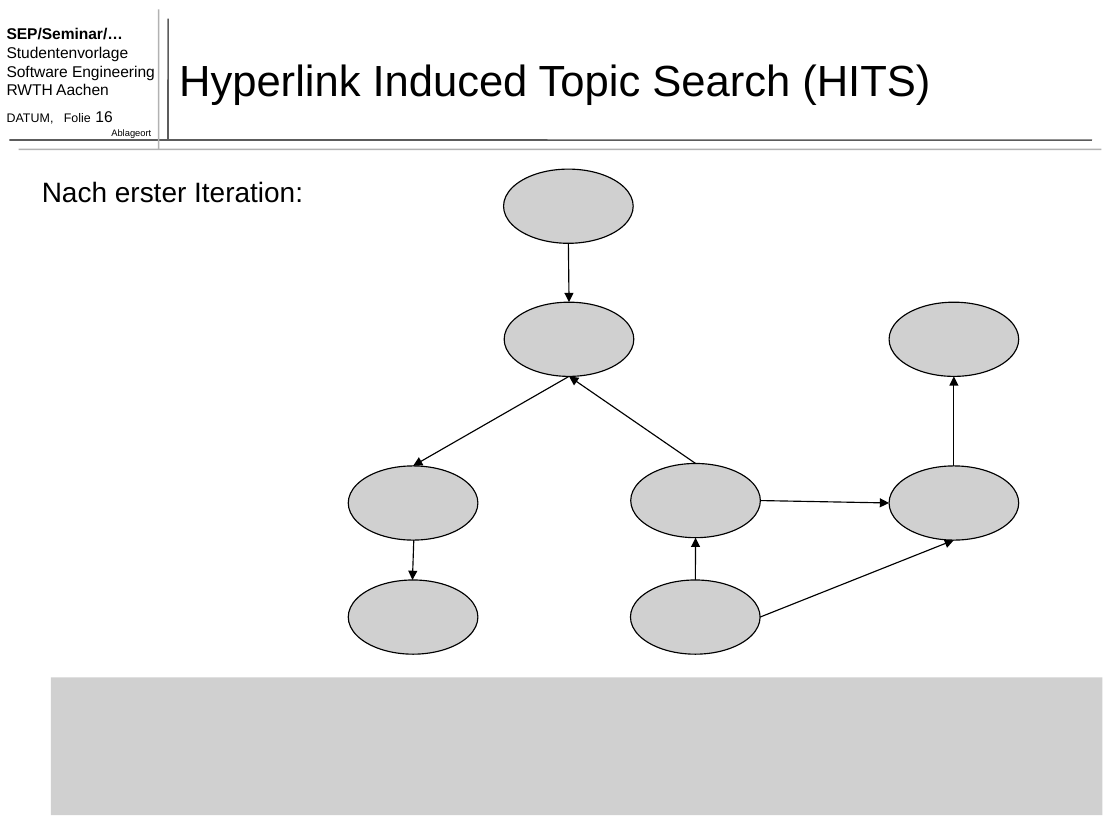
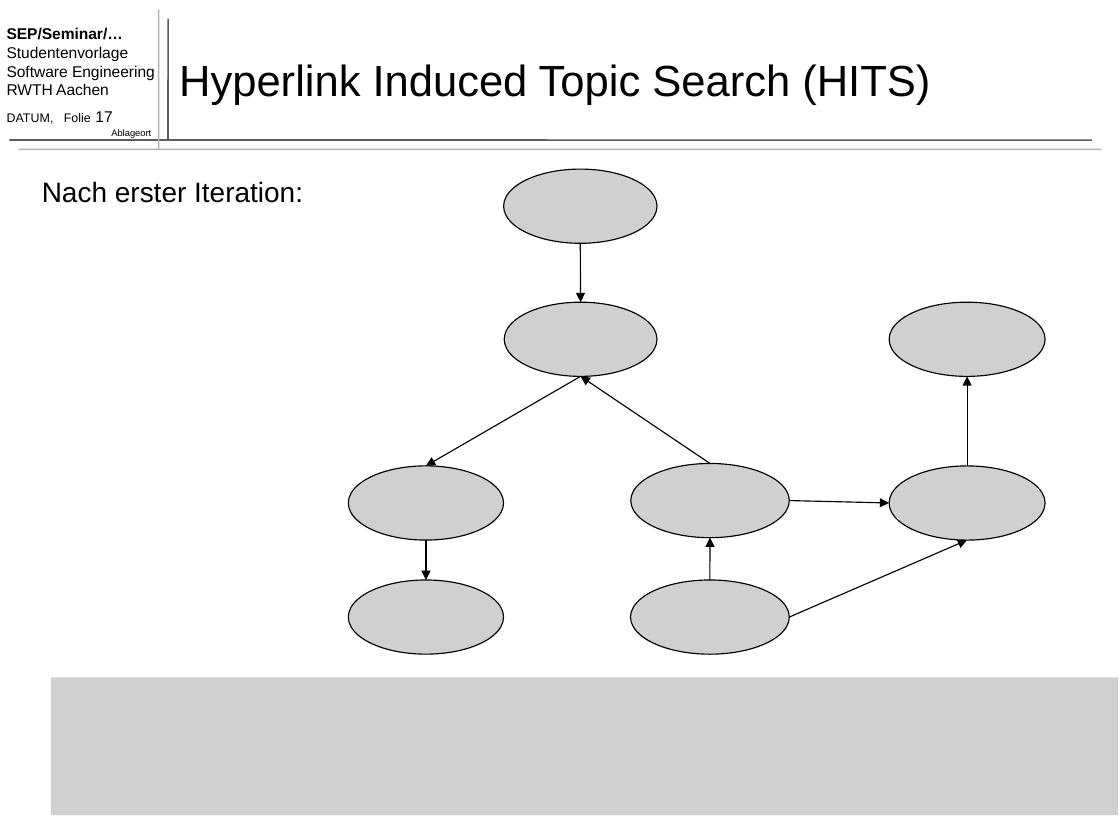
Before and after one commit to TimoBergerbusch/feature-location-techniques, a slide deck: slide 17 of Feature Location Techniques - Präsentation.pptx (slide 16 before the commit). Drawn at 1120x840 pixels with LibreOffice and Linux fonts; fonts in the diff are those of the drawing; grey boxes stand for pictures. Boxes give left, top, right and bottom in pixels: in the first picture for what was removed or moved away, otherwise in the second. Text is boxed around its words. In the diff, an @@ line names an element or a change of style, - is before the commit and + after.

```diff
--- a/Feature Location Techniques - Präsentation.pptx
+++ b/Feature Location Techniques - Präsentation.pptx
@@ text at (x1=7, y1=111, x2=112, y2=124): text changed @@
-DATUM, Folie 16
+DATUM, Folie 17
@@ picture resized from (x1=504, y1=169, x2=634, y2=243) to (x1=504, y1=169, x2=657, y2=243) @@
@@ arrow moved from (569, 243) - (569, 302) to (580, 243) - (580, 302) @@
@@ picture resized from (x1=504, y1=302, x2=634, y2=376) to (x1=504, y1=302, x2=656, y2=376) @@
@@ picture resized from (x1=889, y1=302, x2=1019, y2=376) to (x1=889, y1=302, x2=1045, y2=376) @@
@@ arrow moved from (696, 464) - (569, 376) to (710, 464) - (580, 376) @@
@@ picture resized from (x1=348, y1=466, x2=478, y2=540) to (x1=348, y1=466, x2=504, y2=540) @@
@@ picture resized from (x1=631, y1=464, x2=760, y2=538) to (x1=631, y1=464, x2=790, y2=538) @@
@@ picture resized from (x1=889, y1=466, x2=1019, y2=540) to (x1=889, y1=466, x2=1045, y2=540) @@
@@ arrow moved from (760, 501) - (889, 503) to (790, 501) - (889, 503) @@
@@ 4 arrows moved together from (x1=412, y1=376, x2=954, y2=580) to (x1=426, y1=376, x2=967, y2=580) @@
@@ arrow moved from (760, 617) - (954, 540) to (790, 617) - (967, 540) @@
@@ picture resized from (x1=348, y1=580, x2=478, y2=654) to (x1=348, y1=580, x2=504, y2=654) @@
@@ picture resized from (x1=631, y1=580, x2=760, y2=654) to (x1=631, y1=580, x2=790, y2=654) @@
@@ picture resized from (x1=52, y1=678, x2=1103, y2=815) to (x1=52, y1=678, x2=1119, y2=815) @@
```
Also in this commit, not shown: 17 other slides changed, 10 slides added, 2 slides removed.
